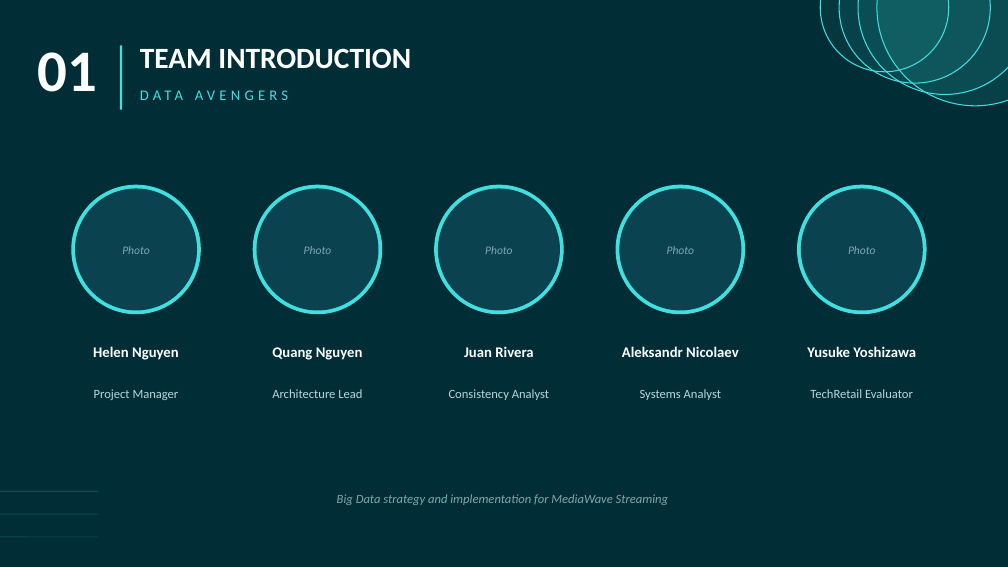
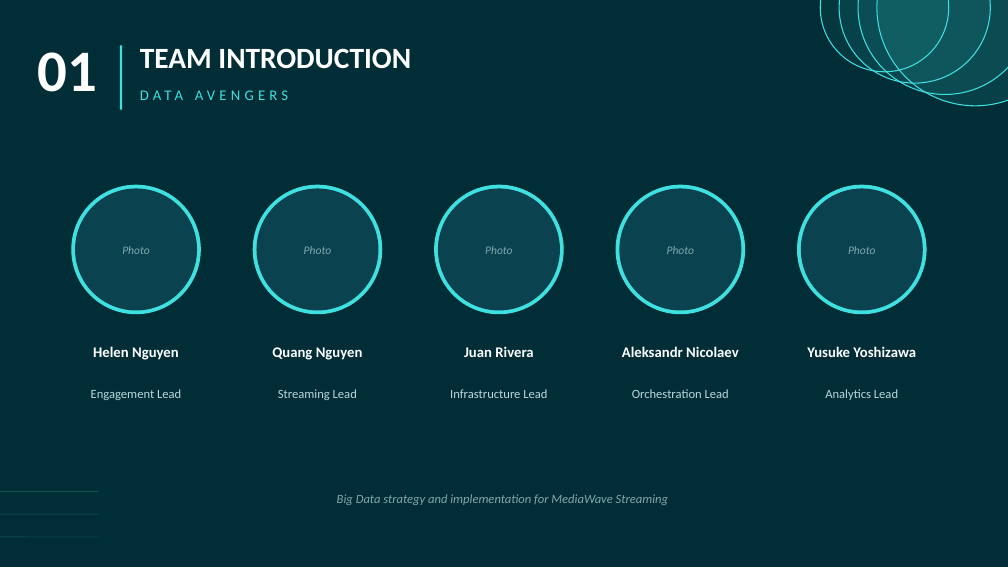
Before and after one commit to qua-ng/ism4545-data-avengers, a slide deck: slide 2 of Final Project/presentation/Slides.pptx. Drawn at 1008x567 pixels with LibreOffice and Linux fonts; fonts in the diff are those of the drawing. Boxes give left, top, right and bottom in pixels: in the first picture for what was removed or moved away, otherwise in the second. Text is boxed around its words. In the diff, an @@ line names an element or a change of style, - is before the commit and + after.

```diff
--- a/Final Project/presentation/Slides.pptx
+++ b/Final Project/presentation/Slides.pptx
@@ text at [91,389,181,400]: text changed @@
-Project Manager
+Engagement Lead
@@ text at [278,389,357,400]: text changed @@
-Architecture Lead
+Streaming Lead
@@ text at [450,389,547,398]: text changed @@
-Consistency Analyst
+Infrastructure Lead
@@ text at [632,389,729,398]: text changed @@
-Systems Analyst
+Orchestration Lead
@@ text at [825,389,898,400]: text changed @@
-TechRetail Evaluator
+Analytics Lead
```
Also in this commit, not shown: 2 other slides changed, 5 slides added, 2 slides removed.
